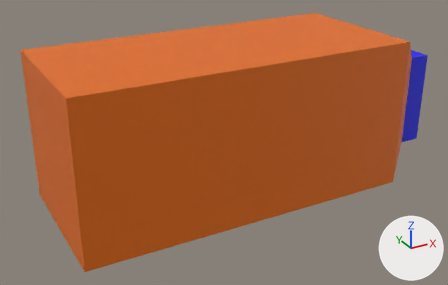
Two versions of the OBJ model public/asset/RootPart.obj, one commit apart.
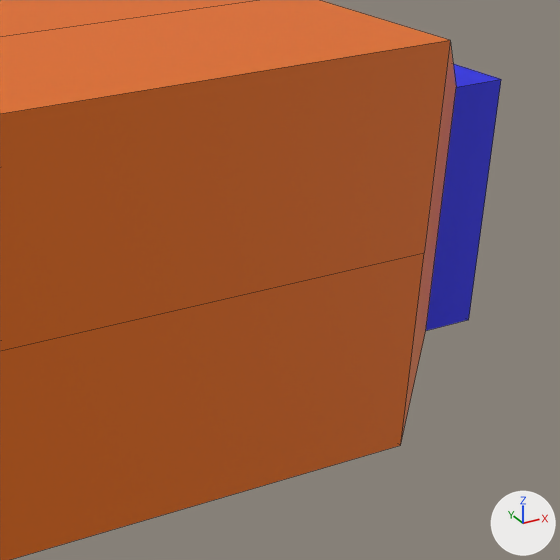
Each version is shown whole from a 50 mm camera at (-1.54, -2.85, 1.29) aimed at (0.03, 0.0, -0.14), then close up on the part from 57% to 100% of the width and 10% to 78% of the height. Lighting does not change. The marker at lower right points along +X, +Y and +Z. The close-ups show mesh edges as thin lines. Where no turn or scale is listed for an object, it has been applied to the vertices.

Names of what the first close-up shows: 'Cube.002_Cube.006'.
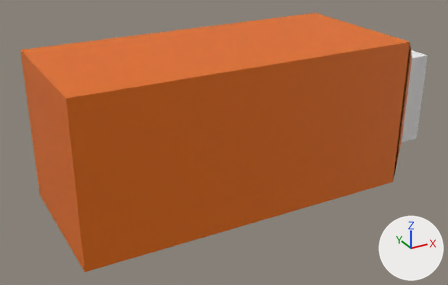
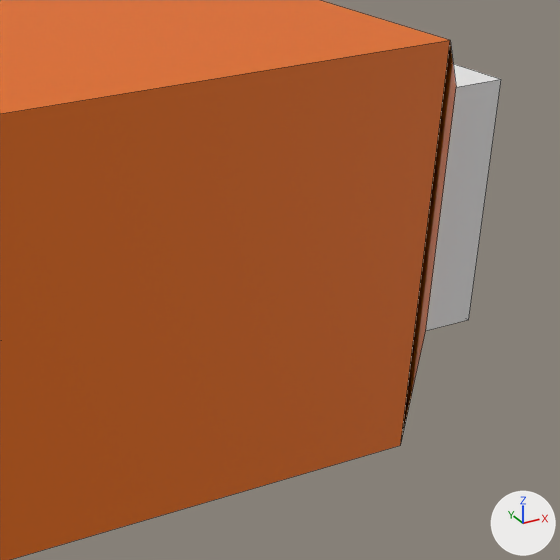
Boxes [x1, y1, x2, y2] around the edits, measured in the close-ups (560 x 560 px; the box of a moved part takes in the faces that stretch with it):
part 1 of me_cube_002_cube_006, moved or reshaped: [0, 0, 456, 447] in both
part 2 of me_cube_002_cube_006, recoloured (blue to white): [426, 64, 501, 331] in both

What changed in the scene script:
```text
Add mat_portmaterial:
    mat_portmaterial = principled_material('PortMaterial')
    mat_portmaterial.base_color = (0.8, 0.8, 0.8)  # white #e7e7e7
    mat_portmaterial.roughness = 1.0
Change me_cube_002_cube_006:
    used by ob_cube_002_cube_006; location = (0.0, 0.0, 0.0)
    remove me_cube_002_cube_006.from_pydata(...)  # 24 vertices, 18 faces; spans x -0.95..1.27, y -0.43..0.43, z -0.43..0.43
    add me_cube_002_cube_006.from_pydata(...)  # 16 vertices, 14 faces; spans x -0.95..1.27, y -0.43..0.43, z -0.43..0.43
    me_cube_002_cube_006 part 1
    8 vertices are removed from x -0.95..0.95, y -0.43..0.43, z -0.43..0.43
    13 faces are deleted
    9 new faces join them, mat_material_012 (orange #e76d00)
    me_cube_002_cube_006 part 2: 5 faces spanning x 1.14..1.27, y -0.27..0.27, z -0.27..0.27 switch from mat_material_007 (blue #0001e7) to mat_portmaterial (white #e7e7e7)
```
